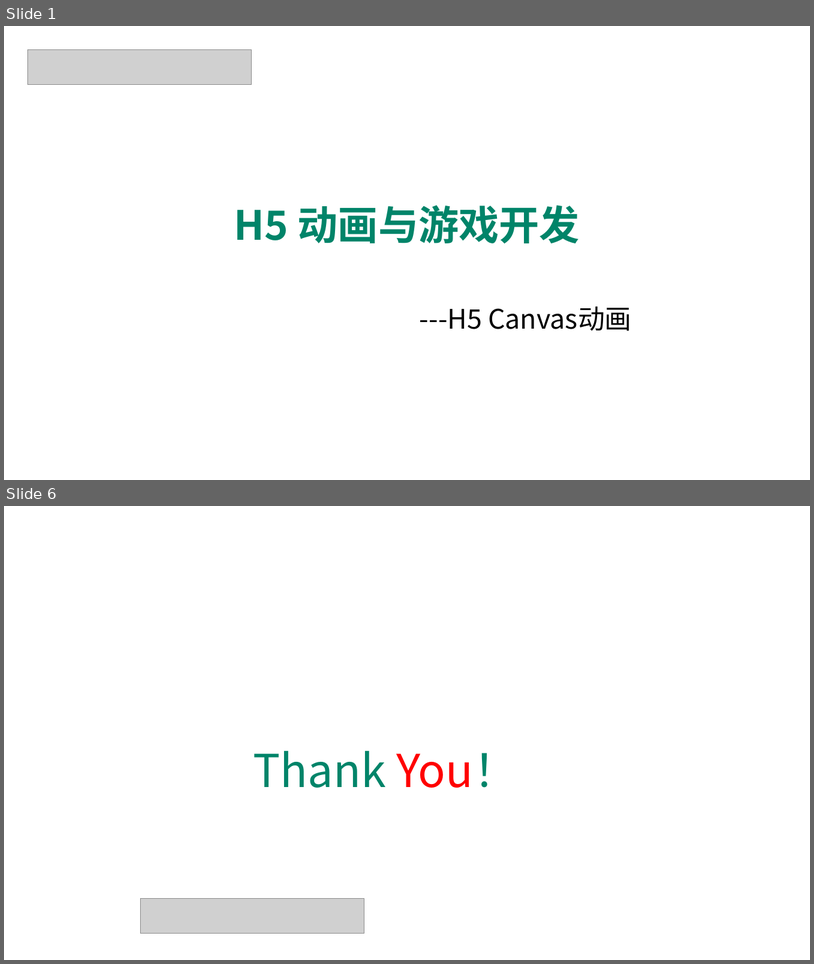
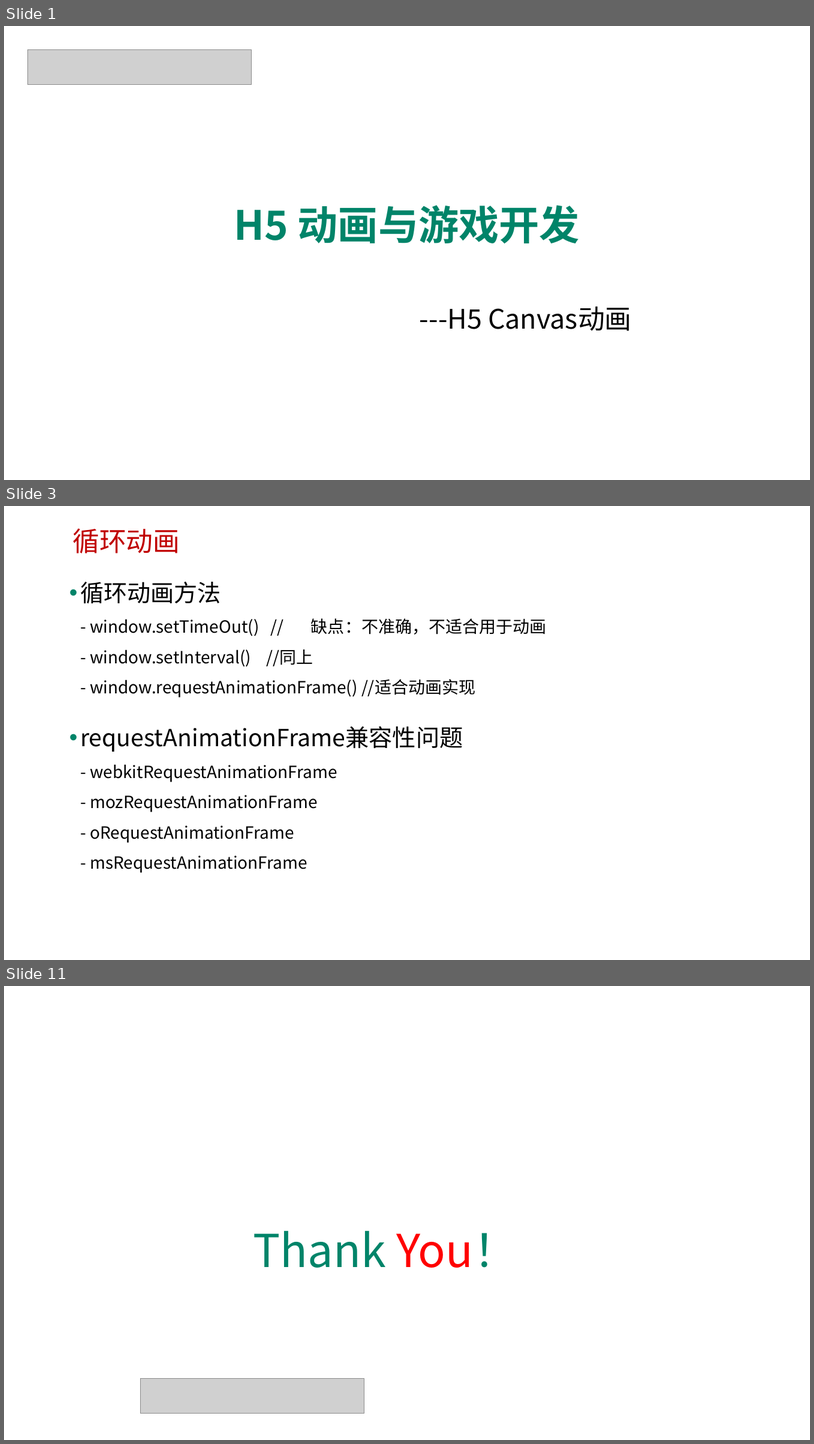
Before and after one commit to edu2act/course-H5-Animation-and-Game-Development, a slide deck: 课程PPT/（04）H5 Canvas动画.pptx. Shown one above the other, each under a label of ours: slides 1 and 6 before the commit, slides 1, 3 and 11 after it; the slides between them are not shown. The pictures are 814x964 and 814x1444 pixels, drawn with LibreOffice and Linux fonts; fonts in the diff are those of the drawing; grey boxes stand for pictures; background and template pictures are left out. Boxes give left, top, right and bottom in pixels: in the first picture for what was removed or moved away, otherwise in the second. Text is boxed around its words. In the diff, an @@ line names an element or a change of style, - is before the commit and + after.

```diff
--- a/课程PPT/（04）H5 Canvas动画.pptx
+++ b/课程PPT/（04）H5 Canvas动画.pptx
@@ slide 3 added at <box>4,506,810,960</box>, background picture (left out) @@
@@ text added at <box>72,528,180,553</box>, 32 pt, text #C00000 @@
+循环动画
@@ text added at <box>80,582,547,873</box>, 20 pt, text #000000 @@
+• 循环动画方法
+  - window.setTimeOut() // 缺点：不准确，不适合用于动画
+  - window.setInterval() //同上
+  - window.requestAnimationFrame() //适合动画实现
+• requestAnimationFrame兼容性问题
+  - webkitRequestAnimationFrame
+  - mozRequestAnimationFrame
+  - oRequestAnimationFrame
+  - msRequestAnimationFrame
@@ what was slide 6 is now slide 11 @@
```
Also in this commit, not shown: 4 slides changed, 4 other slides added, 18 other files.
